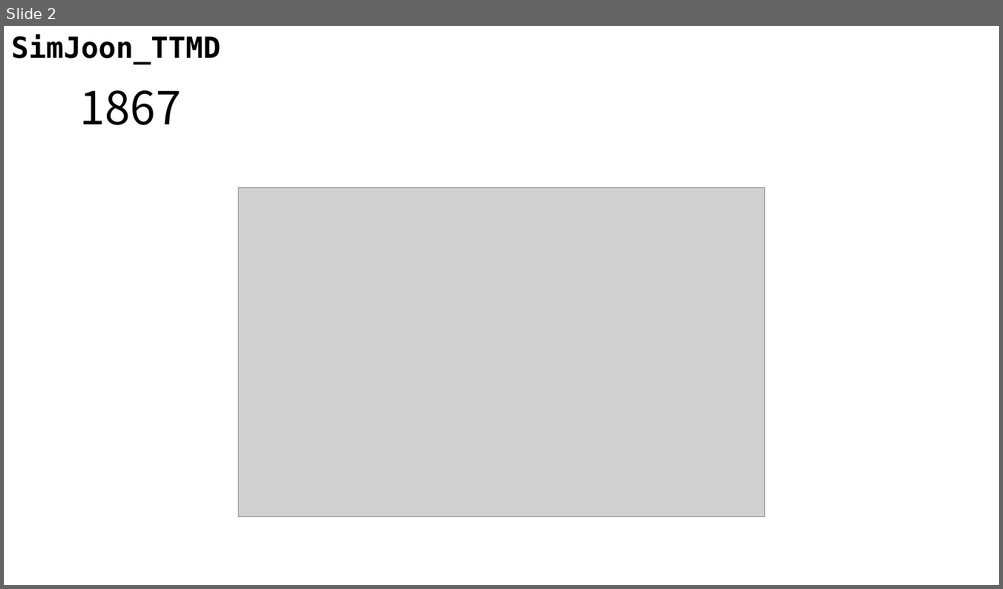
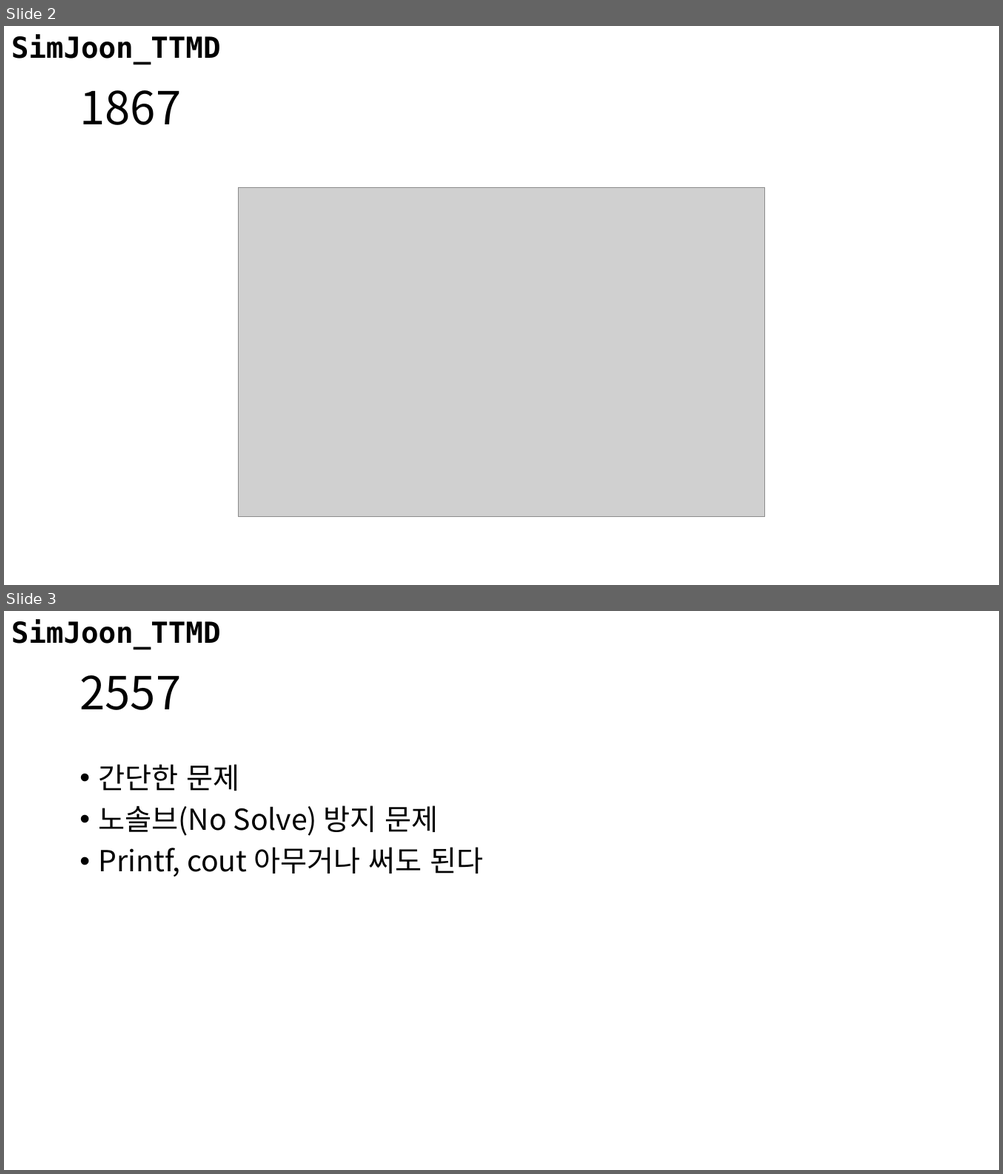
Before and after one commit to JoonSimJoon/2021_SHARC_Sunrin, a slide deck: 2021-1st/20210331/2021_03_31.pptx. Shown one above the other, each under a label of ours: slide 2 before the commit, slides 2 and 3 after it. The pictures are 1003x589 and 1003x1174 pixels, drawn with LibreOffice and Linux fonts; fonts in the diff are those of the drawing; grey boxes stand for pictures. Boxes give left, top, right and bottom in pixels: in the first picture for what was removed or moved away, otherwise in the second. Text is boxed around its words. In the diff, an @@ line names an element or a change of style, - is before the commit and + after.

```diff
--- a/2021-1st/20210331/2021_03_31.pptx
+++ b/2021-1st/20210331/2021_03_31.pptx
@@ slide 3 added at (4,611,999,1170), background #FFFFFF; not listed: 1 template element that a slide beside it also shows @@
@@ title added at (79,675,181,710), 44 pt, text #000000 @@
+2557
@@ text added at (99,764,483,877), 28 pt, text #000000 @@
+• 간단한 문제
+• 노솔브(No Solve) 방지 문제
+• Printf, cout 아무거나 써도 된다
```
Also in this commit, not shown: 4 other slides added.
